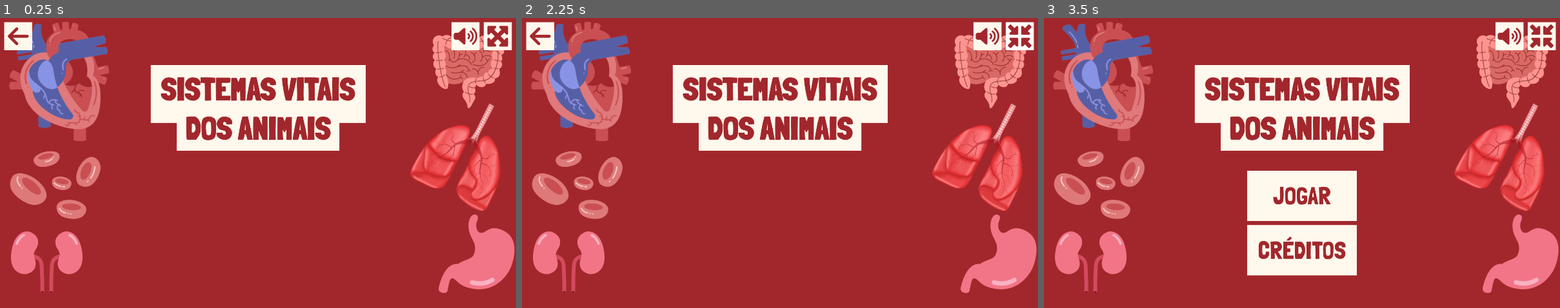
Above: before the commit, frames 1-3 (left to right).
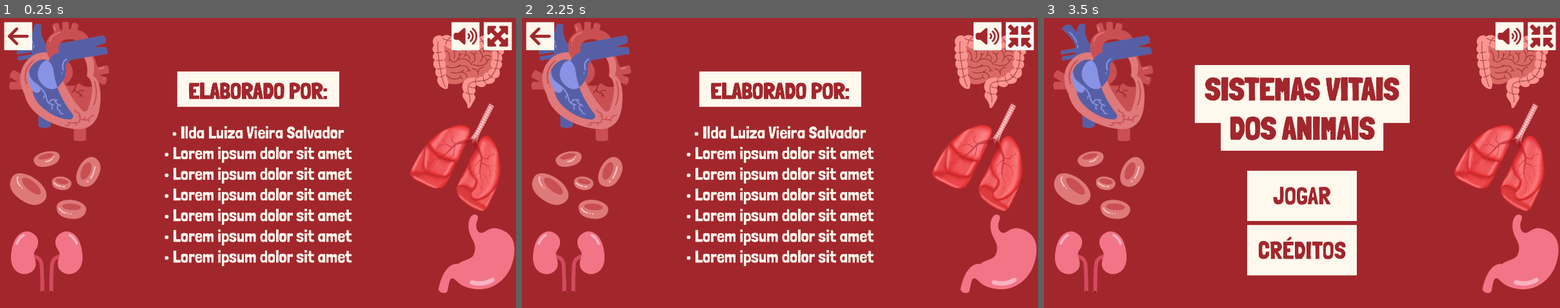
Above: after the commit, the same moments.

Repository: telmotrooper/vet-game
Game: Godot game, scene res://title_screen/credits.tscn
Two runs of this game, one before a commit and one after it. Both use one fixed random seed, a clock stepped at 60 frames per second and the inputs below. This scene is started directly instead of the project's main scene.
Inputs (mouse positions are in pixels of both pictures, inside the frame that each line leads up to):
- Up to frame 1 (0.25 s): no input
- Up to frame 2 (2.25 s): click (1017, 35) at 0.5 s; click (1017, 35) at 1.25 s; click (1017, 35) at 2 s
- Up to frame 3 (3.5 s): click (1064, 35) at 2.75 s

The runs differ from the first frame. In frame 1, 12% of the frame differs, in the area x 29-71%, y 16-86%; in frame 2, 12%; in frame 3, nothing differs.

Commit message:
added content to 'credits' scene

Diff:
--- a/title_screen/credits.tscn
+++ b/title_screen/credits.tscn
@@ -27,32 +27,16 @@
 
 [node name="ColorRectTop" type="ColorRect" parent="."]
 layout_mode = 1
-anchors_preset = 8
+anchors_preset = 5
 anchor_left = 0.5
-anchor_top = 0.5
 anchor_right = 0.5
-anchor_bottom = 0.5
-offset_left = -399.5
-offset_top = -365.0
-offset_right = 399.5
-offset_bottom = -149.0
+offset_left = -430.5
+offset_top = 199.0
+offset_right = 430.5
+offset_bottom = 386.0
 grow_horizontal = 2
-grow_vertical = 2
-color = Color(1, 0.972549, 0.929412, 1)
-
-[node name="ColorRectBottom" type="ColorRect" parent="ColorRectTop"]
-layout_mode = 1
-anchors_preset = 8
-anchor_left = 0.5
-anchor_top = 0.5
-anchor_right = 0.5
-anchor_bottom = 0.5
-offset_left = -302.5
-offset_top = 75.5
-offset_right = 302.5
-offset_bottom = 210.5
-grow_horizontal = 2
-grow_vertical = 2
+scale = Vector2(0.7, 0.7)
+pivot_offset = Vector2(430, 0)
 color = Color(1, 0.972549, 0.929412, 1)
 
 [node name="LogoLabel" type="Label" parent="ColorRectTop"]
@@ -63,13 +47,36 @@
 anchor_right = 0.5
 anchor_bottom = 0.5
 offset_left = -361.5
-offset_top = -90.5
+offset_top = -134.5
 offset_right = 361.5
-offset_bottom = 198.5
+offset_bottom = 154.5
 grow_horizontal = 2
 grow_vertical = 2
-text = "SISTEMAS VITAIS
-DOS ANIMAIS"
+text = "ELABORADO POR:"
 label_settings = SubResource("LabelSettings_ho86y")
 horizontal_alignment = 1
 vertical_alignment = 1
+metadata/_edit_lock_ = true
+
+[node name="RichTextLabel" type="RichTextLabel" parent="."]
+layout_mode = 1
+anchors_preset = 7
+anchor_left = 0.5
+anchor_top = 1.0
+anchor_right = 0.5
+anchor_bottom = 1.0
+offset_left = -472.5
+offset_top = -692.0
+offset_right = 472.5
+offset_bottom = -66.0
+grow_horizontal = 2
+grow_vertical = 0
+theme_override_colors/default_color = Color(1, 0.972549, 0.929412, 1)
+bbcode_enabled = true
+text = "[center][b]•[/b] Ilda Luiza Vieira Salvador
+[b]•[/b] Lorem ipsum dolor sit amet
+[b]•[/b] Lorem ipsum dolor sit amet
+[b]•[/b] Lorem ipsum dolor sit amet
+[b]•[/b] Lorem ipsum dolor sit amet
+[b]•[/b] Lorem ipsum dolor sit amet
+[b]•[/b] Lorem ipsum dolor sit amet[/center]"
--- a/title_screen/level_selection.tscn
+++ b/title_screen/level_selection.tscn
@@ -5,7 +5,7 @@
 [ext_resource type="Script" path="res://title_screen/level_button.gd" id="3_3mfj4"]
 [ext_resource type="PackedScene" uid="uid://davgsjgl4cyry" path="res://ui/level_star_counter.tscn" id="4_me8dp"]
 
-[node name="Levels" type="Control"]
+[node name="LevelSelection" type="Control"]
 layout_mode = 3
 anchors_preset = 15
 anchor_right = 1.0
